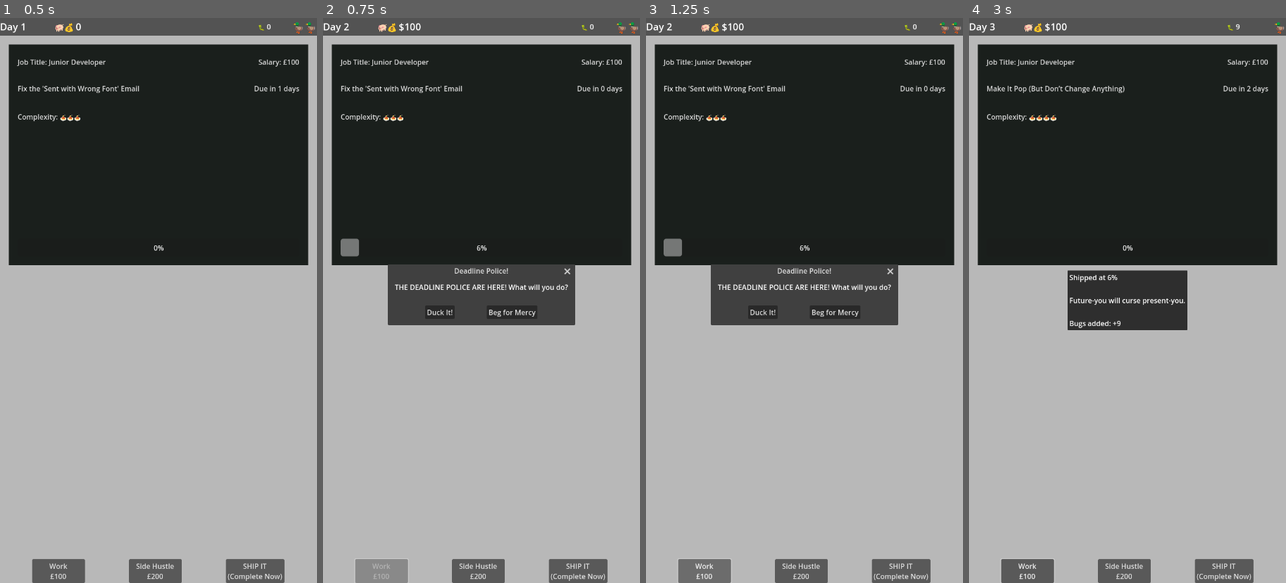
Above: before the commit, frames 1-4 (left to right).
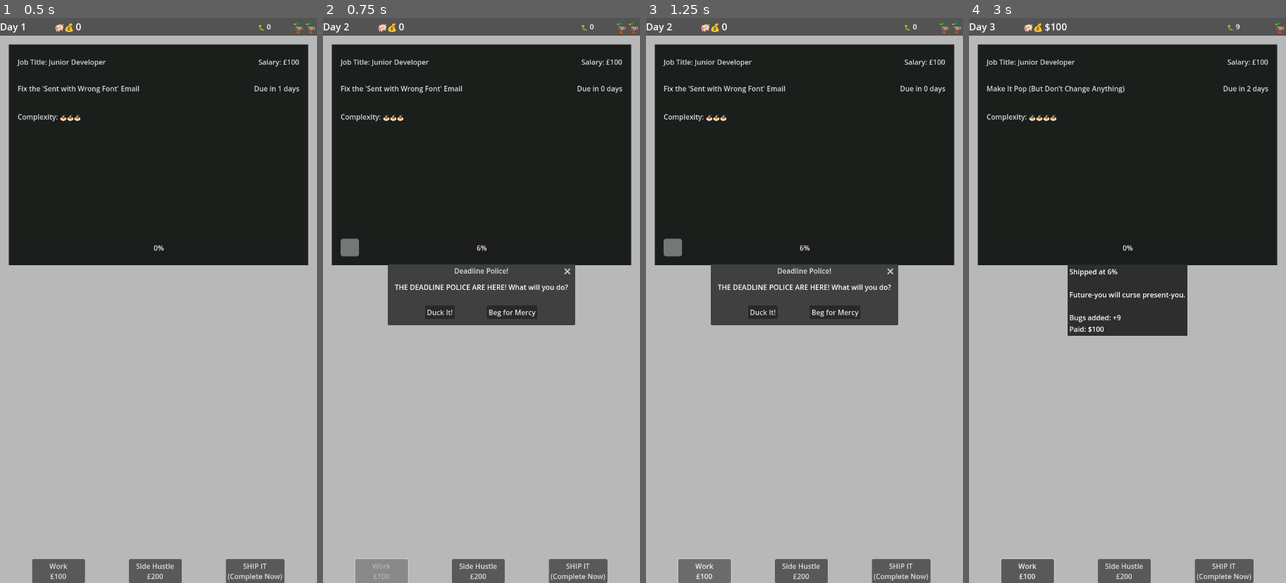
Above: after the commit, the same moments.

Repository: lmchoi/alt-f-this
Game: Godot game, scene res://scenes/game_ui.tscn
The game is run twice, just before and just after one commit, with the same random seed, the same clock (stepped at 60 frames per second) and the same inputs.
Inputs:
- Up to frame 1 (0.5 s): no input
- Up to frame 2 (0.75 s): click "Work £100" at 0.5 s
- Up to frame 3 (1.25 s): no input
- Up to frame 4 (3 s): click "Side Hustle £200" at 1.25 s; click "SHIP IT (Complete Now)" at 2 s; click "Duck It!" at 2.75 s

Frame 1 is identical in both runs. In frame 2, less than 0.1% of the frame differs, in the area x 24-31%, y 0-3%; in frame 3, less than 0.1%; in frame 4, 1.5%, in the area x 31-69%, y 43-57%.

Commit message:
Payment is now on task completion

Diff:
--- a/autoloads/game_manager.gd
+++ b/autoloads/game_manager.gd
@@ -99,8 +99,7 @@
 	current_task.do_work(work)
 	print("Progress: +%.1f%% (complexity: %d, bugs: %d)" % [work, current_task.complexity, bugs])
 
-	# update player state
-	money += salary
+	# No immediate payment - only on completion or payday
 
 	# do this at the end
 	# emit outcome
@@ -109,7 +108,12 @@
 func hustle():
 	print('hustle')
 
-	money += (salary * 2)
+	# Gain 1 duck (side hustle gives autonomy/relief)
+	ducks += 1
+
+	# Side hustle pays immediately (freelance work, not company payroll)
+	# TODO: Balance this amount for proper game economy
+	money += 200
 
 	# do this at the end
 	# emit outcome
@@ -150,13 +154,16 @@
 	var bugs_to_add = (100 - progress) / 10.0
 	add_bugs(int(bugs_to_add))
 
+	# Pay salary immediately on completion
+	money += salary
+
 	# Show shipped message
 	var event_text = ""
 	if progress >= 100:
-		event_text = "Task complete! Nice work."
+		event_text = "Task complete! Nice work.\n\nPaid: $%d" % salary
 	else:
 		var quality_msg = get_ship_quality_message(progress)
-		event_text = "Shipped at %d%%\n\n%s\n\nBugs added: +%d" % [progress, quality_msg, int(bugs_to_add)]
+		event_text = "Shipped at %d%%\n\n%s\n\nBugs added: +%d\nPaid: $%d" % [progress, quality_msg, int(bugs_to_add), salary]
 
 	event_occurred.emit({"text": event_text, "money": 0, "ducks": 0})
 
